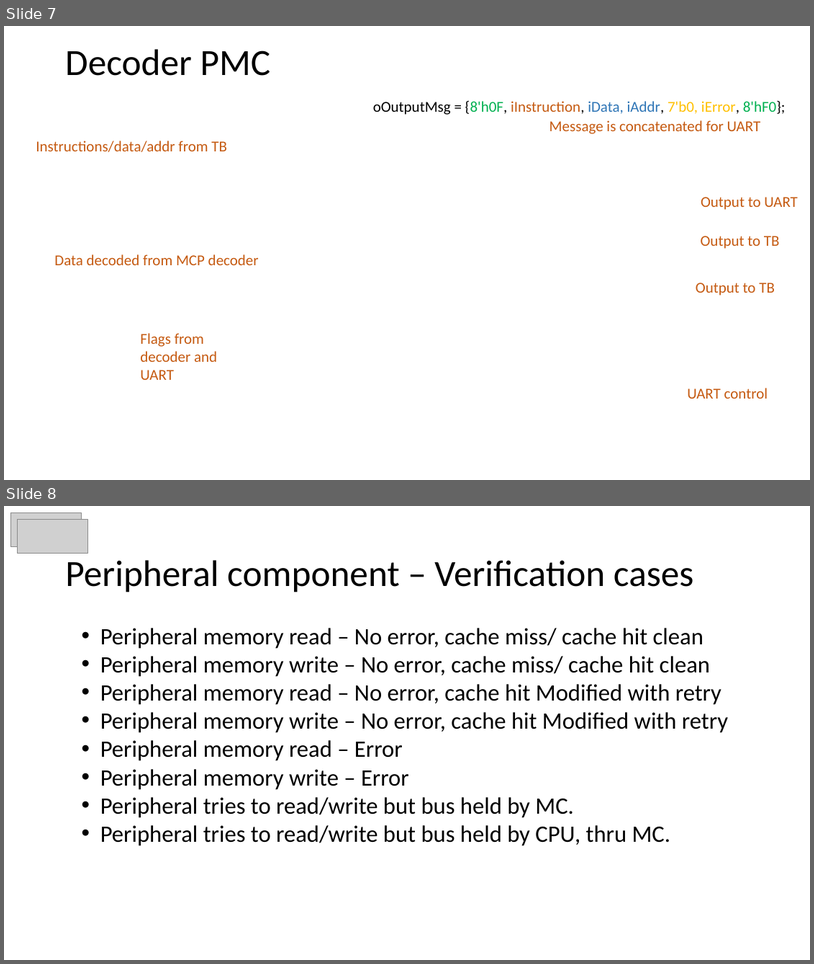
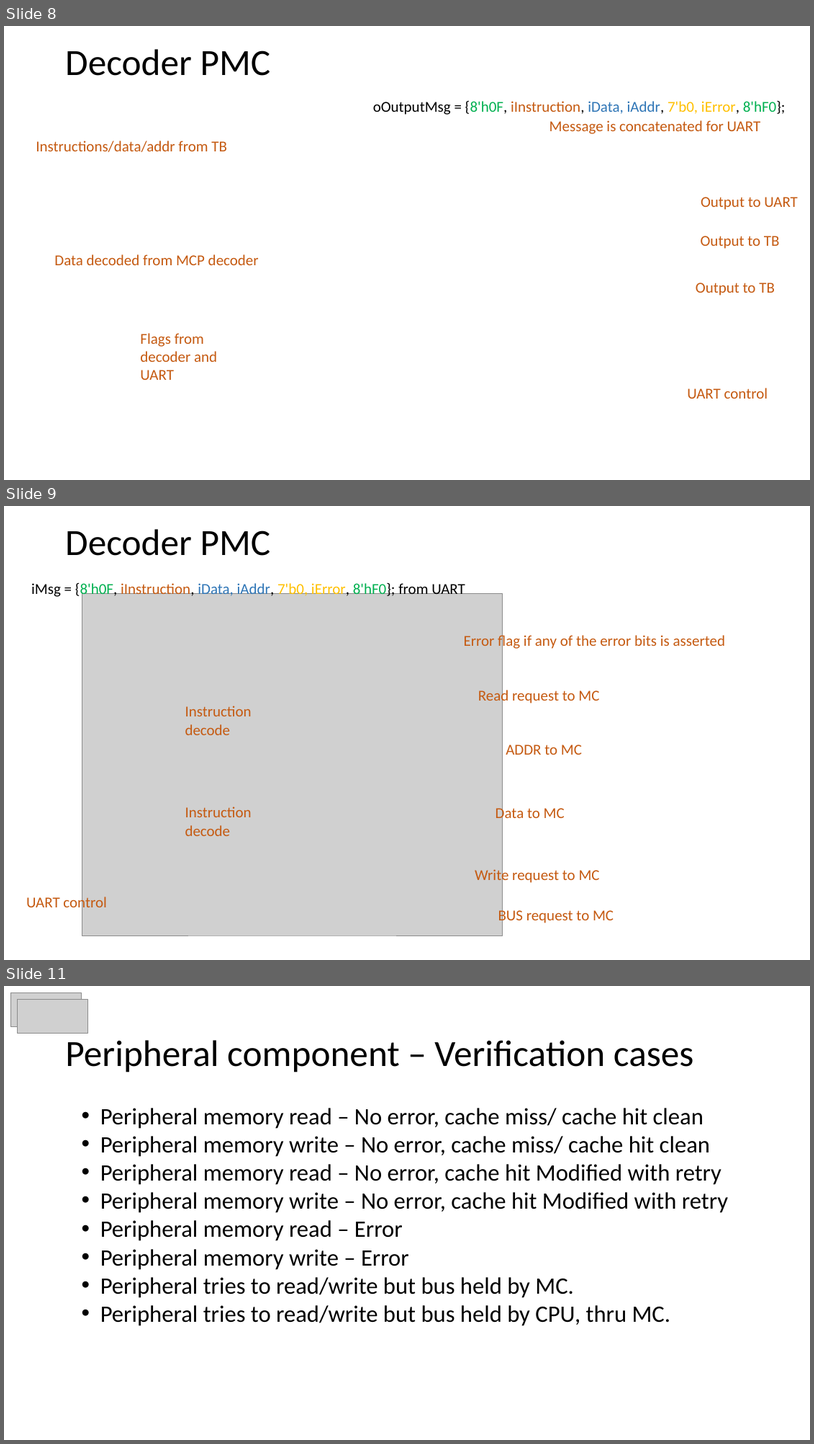
Before and after one commit to md710644/finalarquicompu, a slide deck: Diseno_final_arq.pptx. Shown one above the other, each under a label of ours: slides 7 and 8 before the commit, slides 8, 9 and 11 after it; the slides between them are not shown. The pictures are 814x964 and 814x1444 pixels, drawn with LibreOffice and Linux fonts; fonts in the diff are those of the drawing; grey boxes stand for pictures. Boxes give left, top, right and bottom in pixels: in the first picture for what was removed or moved away, otherwise in the second. Text is boxed around its words. In the diff, an @@ line names an element or a change of style, - is before the commit and + after.

```diff
--- a/Diseno_final_arq.pptx
+++ b/Diseno_final_arq.pptx
@@ slide 9 added at box(4, 506, 810, 960), background #FFFFFF @@
@@ text added at box(65, 529, 271, 556), 44 pt, text #000000 @@
+Decoder PMC
@@ text added at box(31, 582, 466, 599), 18 pt, text #000000 @@
+iMsg = {8'h0F, iInstruction, iData, iAddr, 7'b0, iError, 8'hF0}; from UART
@@ picture added at box(82, 594, 503, 936) @@
@@ text added at box(464, 633, 726, 651), 18 pt, text #C55A11 @@
+Error flag if any of the error bits is asserted
@@ text added at box(478, 688, 599, 705), 18 pt, text #C55A11 @@
+Read request to MC
@@ text added at box(185, 705, 252, 735), 18 pt, text #C55A11 @@
+Instruction decode
@@ text added at box(506, 744, 582, 754), 18 pt, text #C55A11 @@
+ADDR to MC
@@ text added at box(185, 806, 252, 836), 18 pt, text #C55A11 @@
+Instruction decode
@@ text added at box(496, 806, 565, 823), 18 pt, text #C55A11 @@
+Data to MC
@@ text added at box(475, 867, 600, 884), 18 pt, text #C55A11 @@
+Write request to MC
@@ text added at box(26, 894, 107, 911), 18 pt, text #C55A11 @@
+UART control
@@ text added at box(499, 908, 614, 925), 18 pt, text #C55A11 @@
+BUS request to MC
@@ what was slide 7 is now slide 8 @@
@@ what was slide 8 is now slide 11 @@
```
Also in this commit, not shown: 1 slide changed, 6 other slides added, 1 slide removed, 11 other files.
